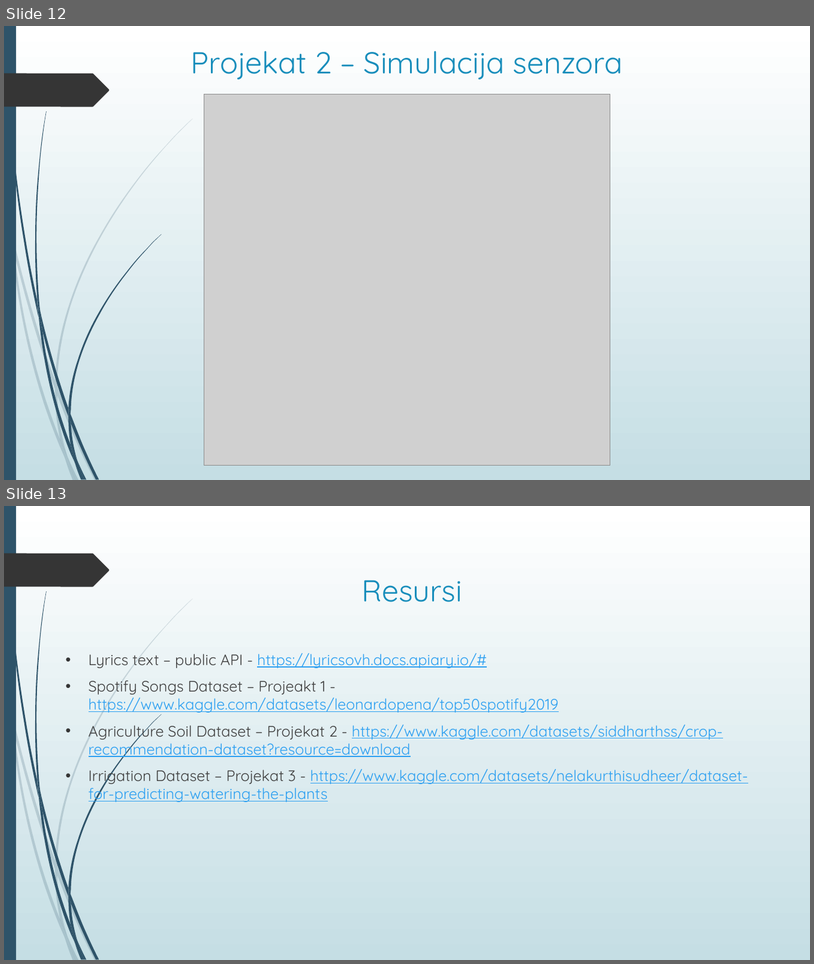
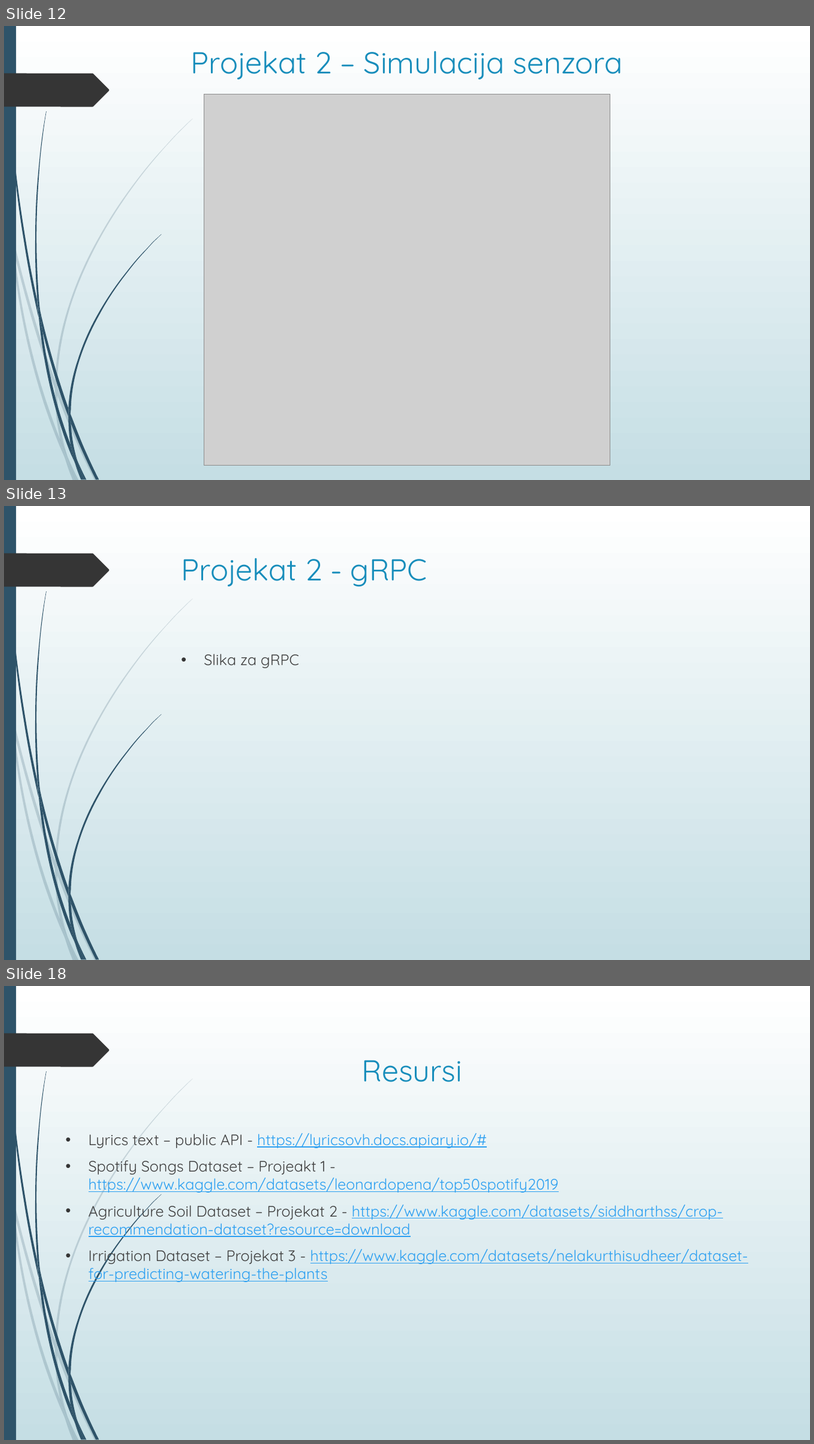
Before and after one commit to TeaMitic/SOA, a slide deck: Prezentacija projekata/Servisno-orijentisane arhitekture – Projekti.pptx. Shown one above the other, each under a label of ours: slides 12 and 13 before the commit, slides 12, 13 and 18 after it; the slides between them are not shown. The pictures are 814x964 and 814x1444 pixels, drawn with LibreOffice and Linux fonts; fonts in the diff are those of the drawing; grey boxes stand for pictures. Boxes give left, top, right and bottom in pixels: in the first picture for what was removed or moved away, otherwise in the second. Text is boxed around its words. In the diff, an @@ line names an element or a change of style, - is before the commit and + after.

Commit message:
Dodat deo za treci projekat

```diff
--- a/Prezentacija projekata/Servisno-orijentisane arhitekture – Projekti.pptx
+++ b/Prezentacija projekata/Servisno-orijentisane arhitekture – Projekti.pptx
@@ slide 13 added at [4,506,810,960], background gradient #FFFFFF to #C5DEE5; not listed: 24 template elements that a slide beside it also shows @@
@@ title added at [182,558,428,586], 36 pt, text #178DBB @@
+Projekat 2 - gRPC
@@ text added at [204,654,299,668], 18 pt, text #404040 @@
+• Slika za gRPC
@@ what was slide 13 is now slide 18 @@
```
Also in this commit, not shown: 4 other slides added, 3 other files.
